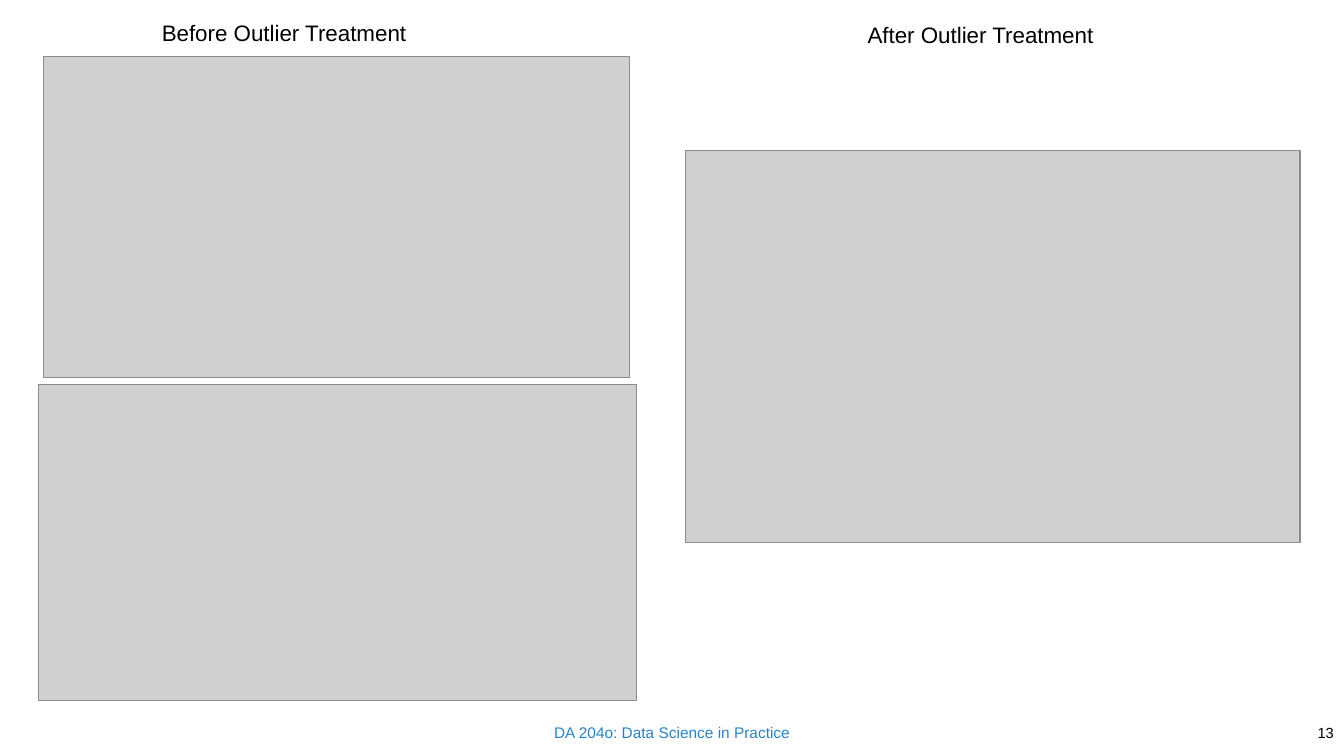
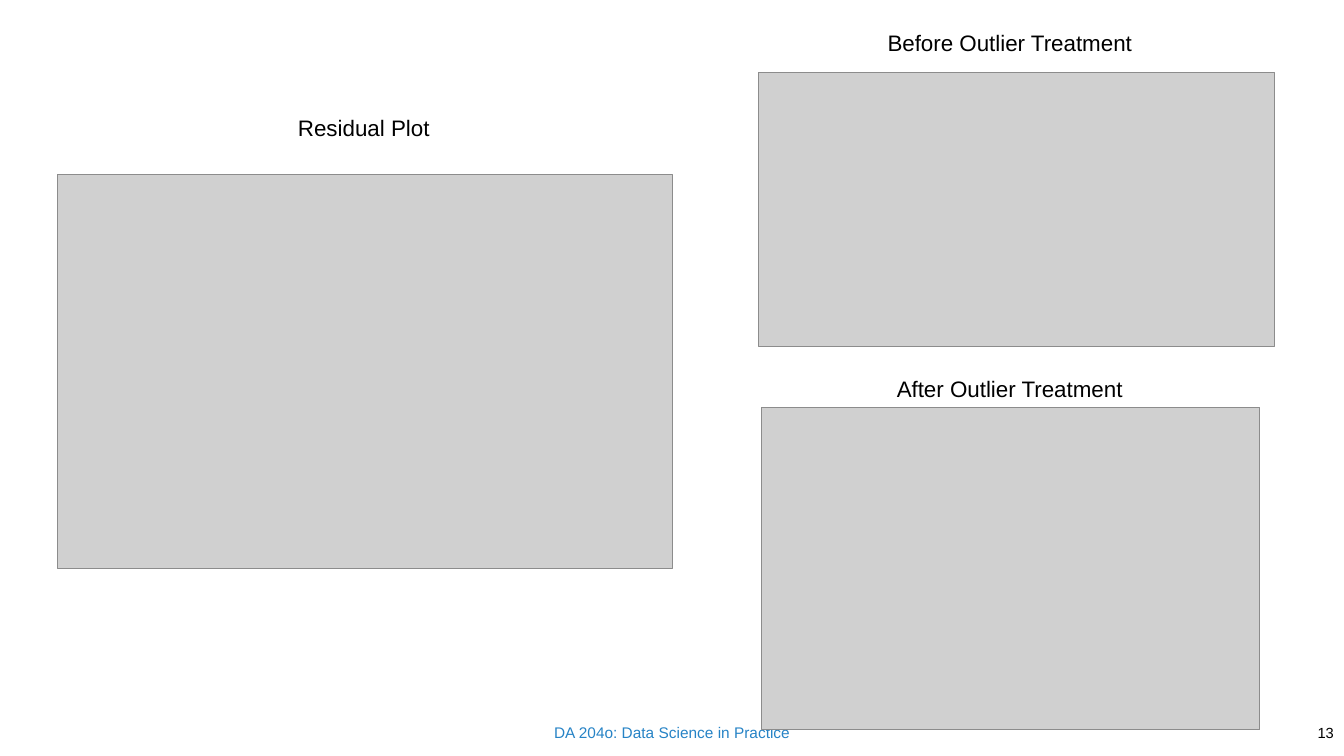
Before and after one commit to aravindsreekumar28/TaxiFare-Forecast, a slide deck: slide 13 of TaxiFare Forecast – Enhancing Fare Accuracy with Machine Learning.pptx. Drawn at 1344x756 pixels with LibreOffice and Linux fonts; fonts in the diff are those of the drawing; grey boxes stand for pictures. Boxes give left, top, right and bottom in pixels: in the first picture for what was removed or moved away, otherwise in the second. Text is boxed around its words. In the diff, an @@ line names an element or a change of style, - is before the commit and + after.

```diff
--- a/TaxiFare Forecast – Enhancing Fare Accuracy with Machine Learning.pptx
+++ b/TaxiFare Forecast – Enhancing Fare Accuracy with Machine Learning.pptx
@@ text "Before Outlier Treatment": place and size @@
-text "Before Outlier Treatment" at [162,24,406,42]
+text "Before Outlier Treatment" at [888,34,1132,52]
@@ picture removed at [43,56,630,378] @@
@@ picture added at [759,72,1275,346] @@
@@ text added at [298,119,429,137], 16 pt, text #000000 @@
+Residual Plot
@@ picture added at [57,174,673,569] @@
@@ picture removed at [38,385,636,702] @@
@@ text "After Outlier Treatment": place and size @@
-text "After Outlier Treatment" at [868,26,1093,44]
+text "After Outlier Treatment" at [897,380,1123,398]
@@ picture: place and size @@
-picture at [687,150,1301,542]
+picture at [761,407,1260,730]
```
Also in this commit, not shown: 7 other slides changed, 1 slide added, 1 other file.
